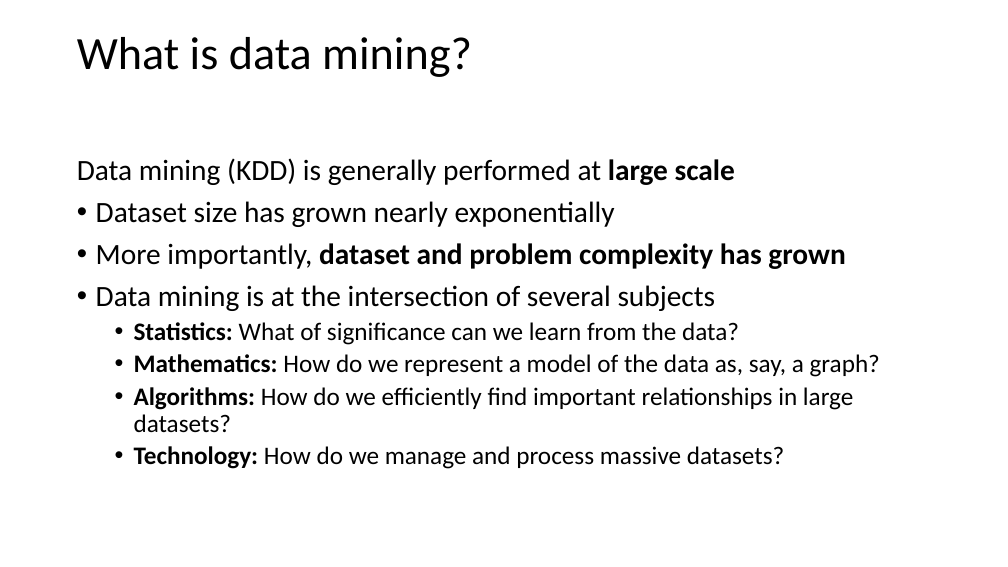
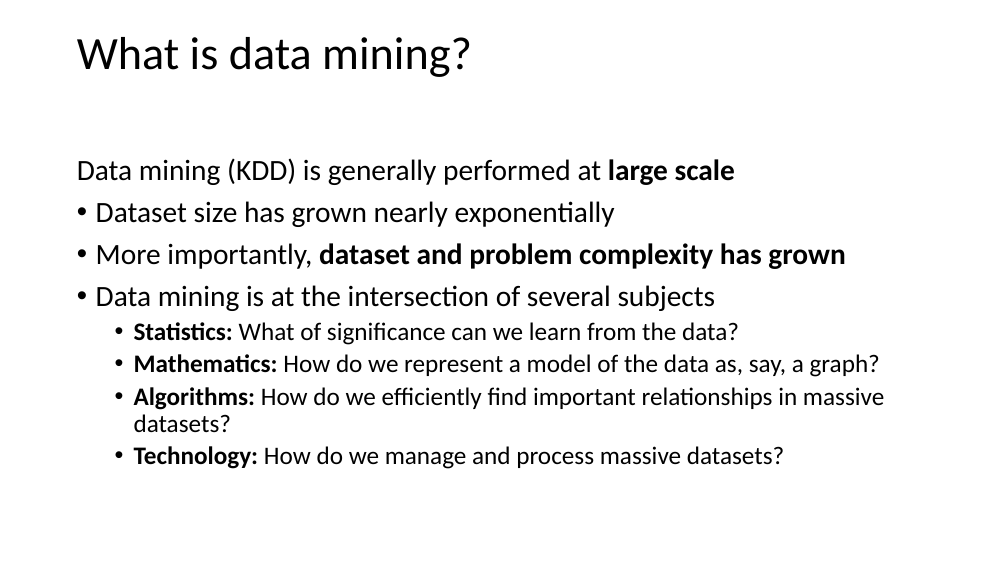
Before and after one commit to StephenElston/CSCI-E-108, a slide deck: slide 4 of slides/1_Introduction.pptx. Drawn at 1008x567 pixels with LibreOffice and Linux fonts; fonts in the diff are those of the drawing. Boxes give left, top, right and bottom in pixels: in the first picture for what was removed or moved away, otherwise in the second. Text is boxed around its words. In the diff, an @@ line names an element or a change of style, - is before the commit and + after.

```diff
--- a/slides/1_Introduction.pptx
+++ b/slides/1_Introduction.pptx
@@ text at (134,387,884,433): text changed @@
-  • Algorithms: How do we efficiently find important relationships in large datasets?
+  • Algorithms: How do we efficiently find important relationships in massive datasets?
```
Also in this commit, not shown: 6 other slides changed.
